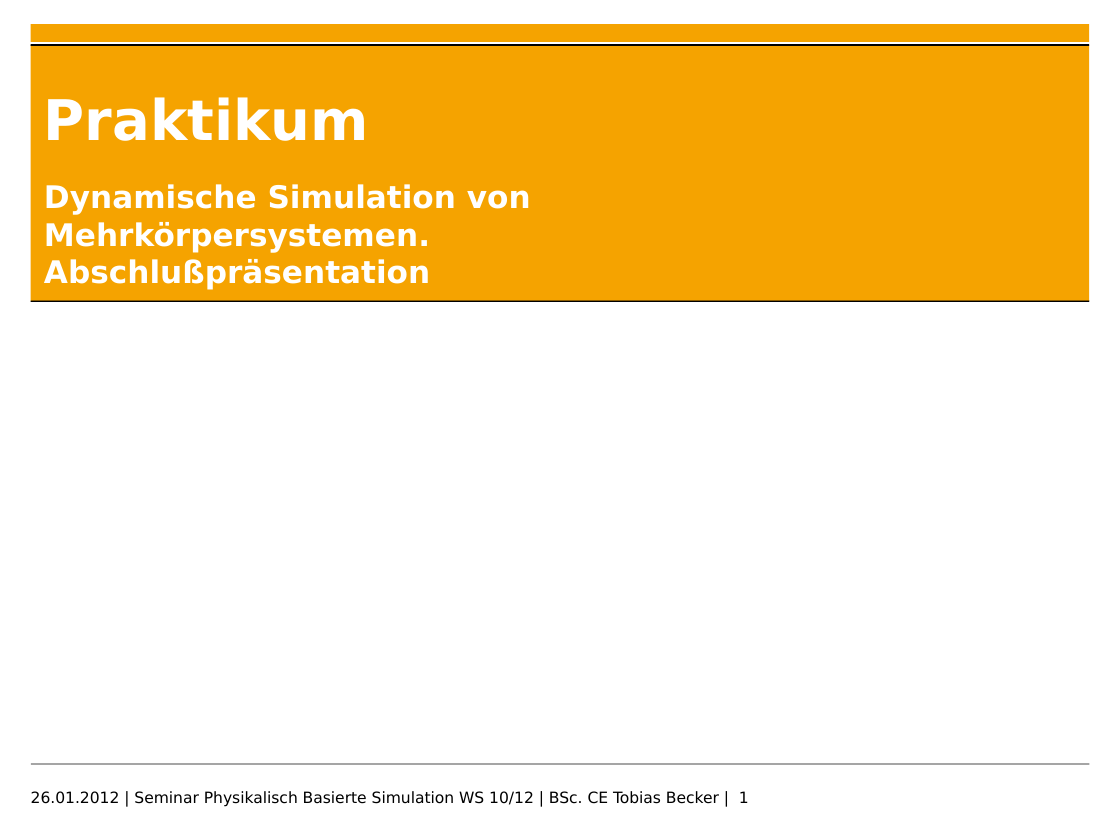
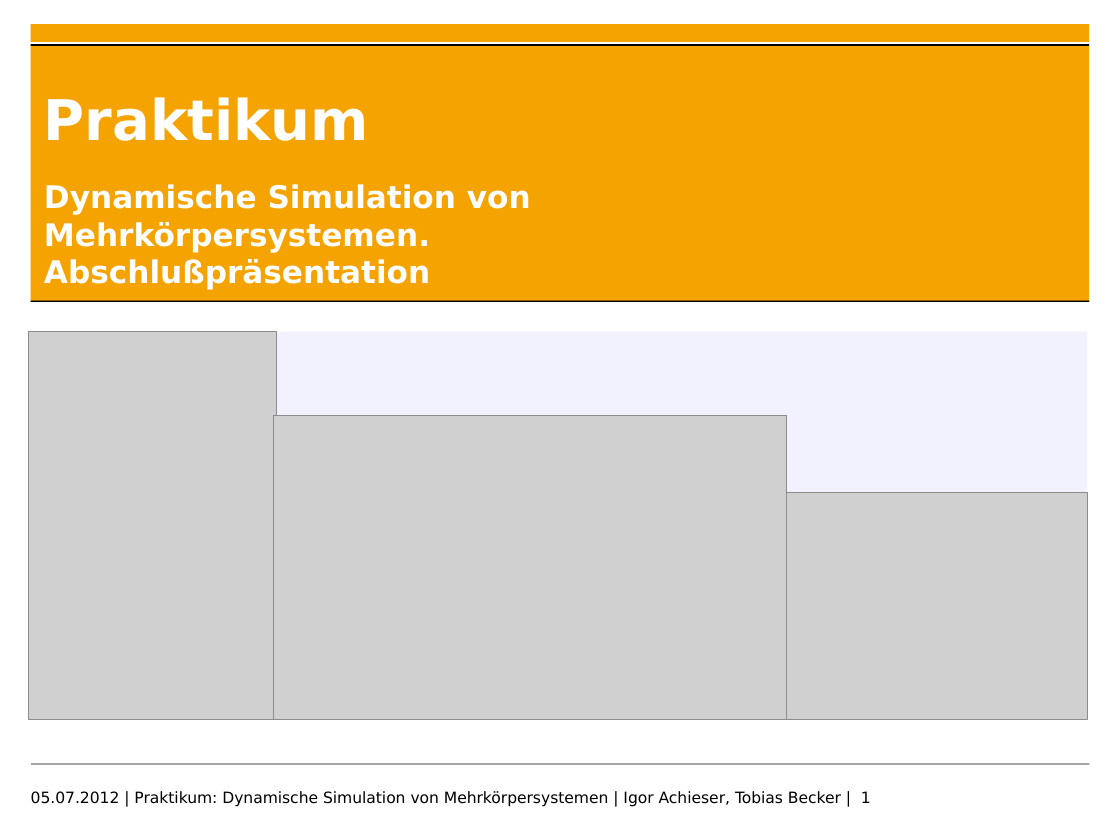
Before and after one commit to toeb/sine, a slide deck: slide 1 of Documentation/presentation.ppt. Drawn at 1120x840 pixels with LibreOffice and Linux fonts; fonts in the diff are those of the drawing; grey boxes stand for pictures; background and template pictures are left out. Boxes give left, top, right and bottom in pixels: in the first picture for what was removed or moved away, otherwise in the second. Text is boxed around its words. In the diff, an @@ line names an element or a change of style, - is before the commit and + after.

```diff
--- a/Documentation/presentation.ppt
+++ b/Documentation/presentation.ppt
@@ picture added at box(29, 332, 277, 720) @@
@@ rectangle added at box(30, 332, 1086, 720), fill #F2F2FF @@
@@ picture added at box(273, 416, 786, 720) @@
@@ picture added at box(786, 493, 1088, 720) @@
@@ text at box(31, 791, 871, 807): text changed @@
-26.01.2012 | Seminar Physikalisch Basierte Simulation WS 10/12 | BSc. CE Tobias Becker | 1
+05.07.2012 | Praktikum: Dynamische Simulation von Mehrkörpersystemen | Igor Achieser, Tobias Becker | 1
```
Also in this commit, not shown: 13 slides added, 1 slide removed, 4 other files.
